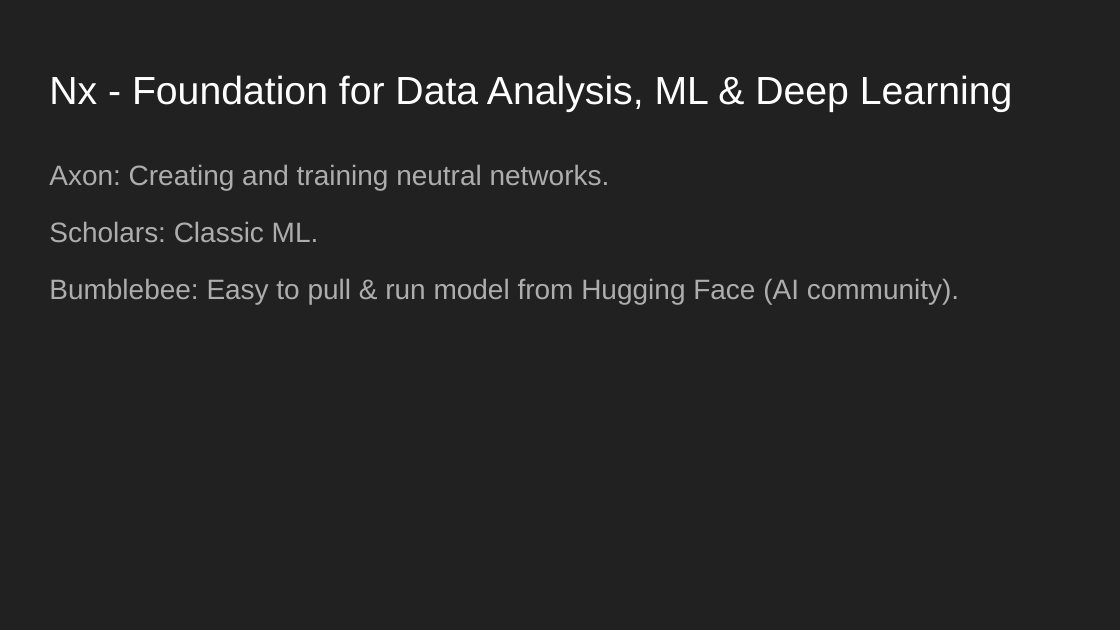
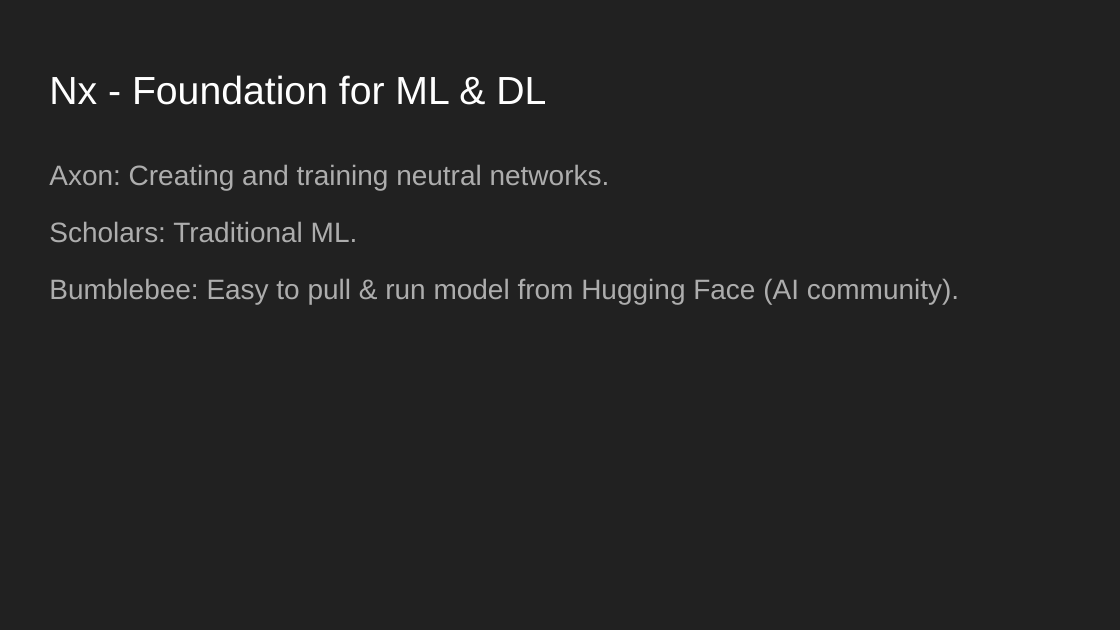
Before and after one commit to ohhi-vn/sharing_intro_nx, a slide deck: slide 11 of Slide/Introducing Nx lib.pptx. Drawn at 1120x630 pixels with LibreOffice and Linux fonts; fonts in the diff are those of the drawing. Boxes give left, top, right and bottom in pixels: in the first picture for what was removed or moved away, otherwise in the second. Text is boxed around its words. In the diff, an @@ line names an element or a change of style, - is before the commit and + after.

```diff
--- a/Slide/Introducing Nx lib.pptx
+++ b/Slide/Introducing Nx lib.pptx
@@ title at box(49, 75, 546, 105): text changed @@
-Nx - Foundation for Data Analysis, ML & Deep Learning
+Nx - Foundation for ML & DL
@@ text at box(49, 221, 358, 242): text changed @@
-Scholars: Classic ML.
+Scholars: Traditional ML.
```
Also in this commit, not shown: 12 other slides changed, 2 other files.
